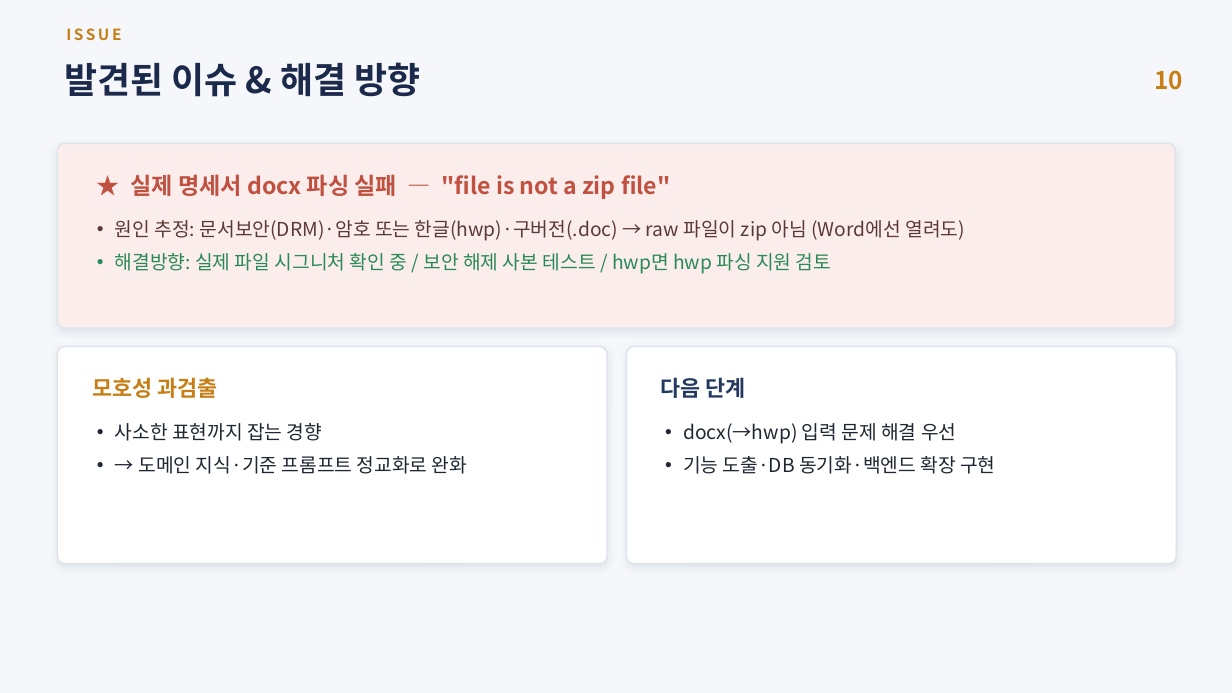
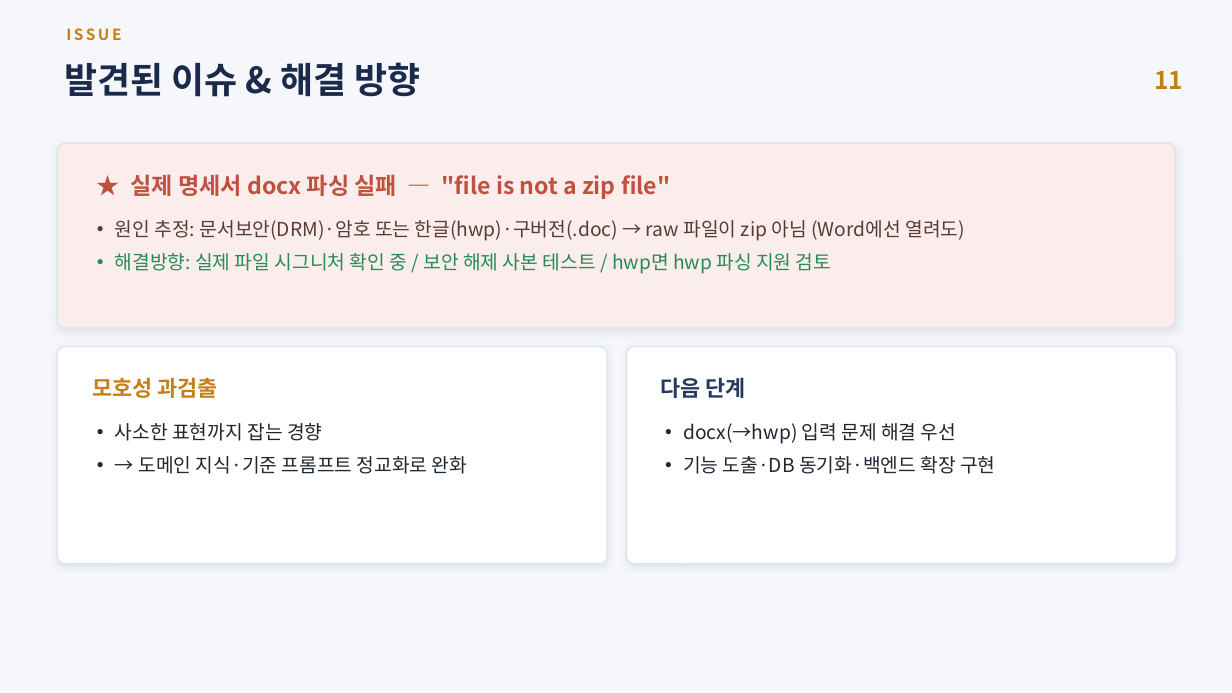
Before and after one commit to jihunhan98/semes-superrookie, a slide deck: slide 11 of docs/진행공유_요구사항자동화.pptx (slide 10 before the commit). Drawn at 1232x693 pixels with LibreOffice and Linux fonts; fonts in the diff are those of the drawing. Boxes give left, top, right and bottom in pixels: in the first picture for what was removed or moved away, otherwise in the second. Text is boxed around its words. In the diff, an @@ line names an element or a change of style, - is before the commit and + after.

```diff
--- a/docs/진행공유_요구사항자동화.pptx
+++ b/docs/진행공유_요구사항자동화.pptx
@@ text at <box>1154,71,1183,89</box>: text changed @@
-10
+11
```
Also in this commit, not shown: 8 other slides changed, 1 slide added.
